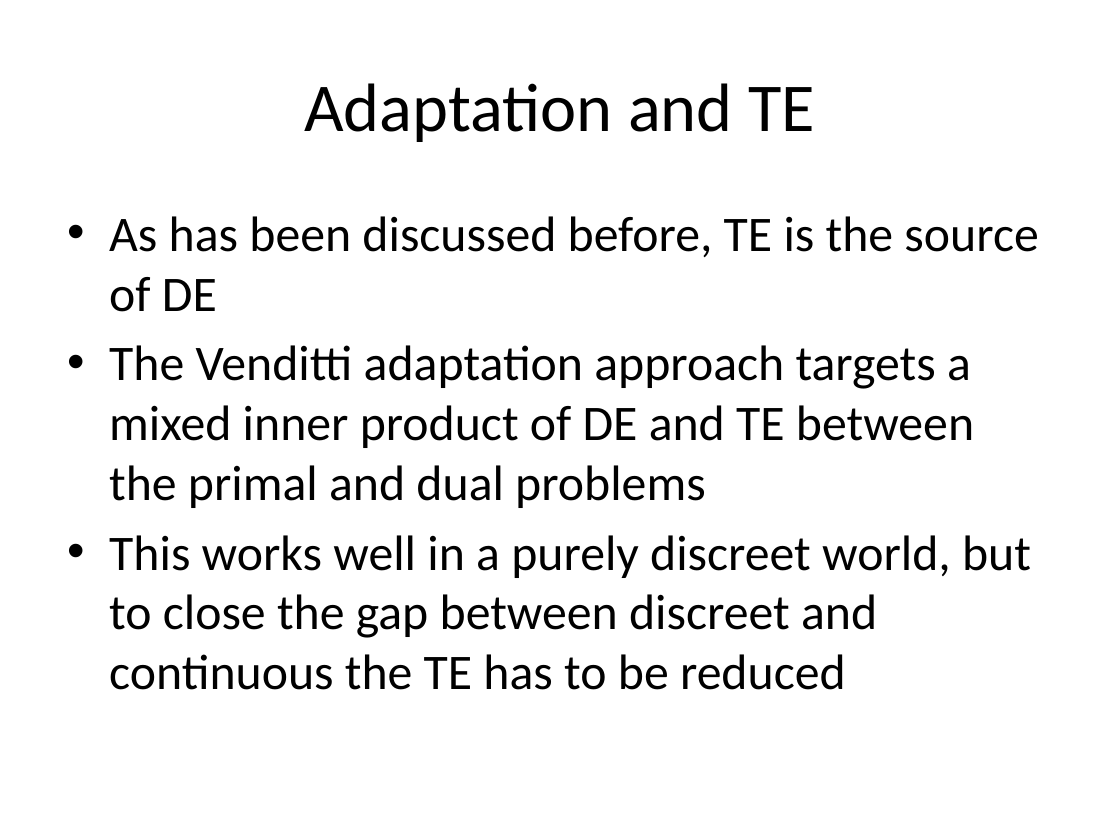
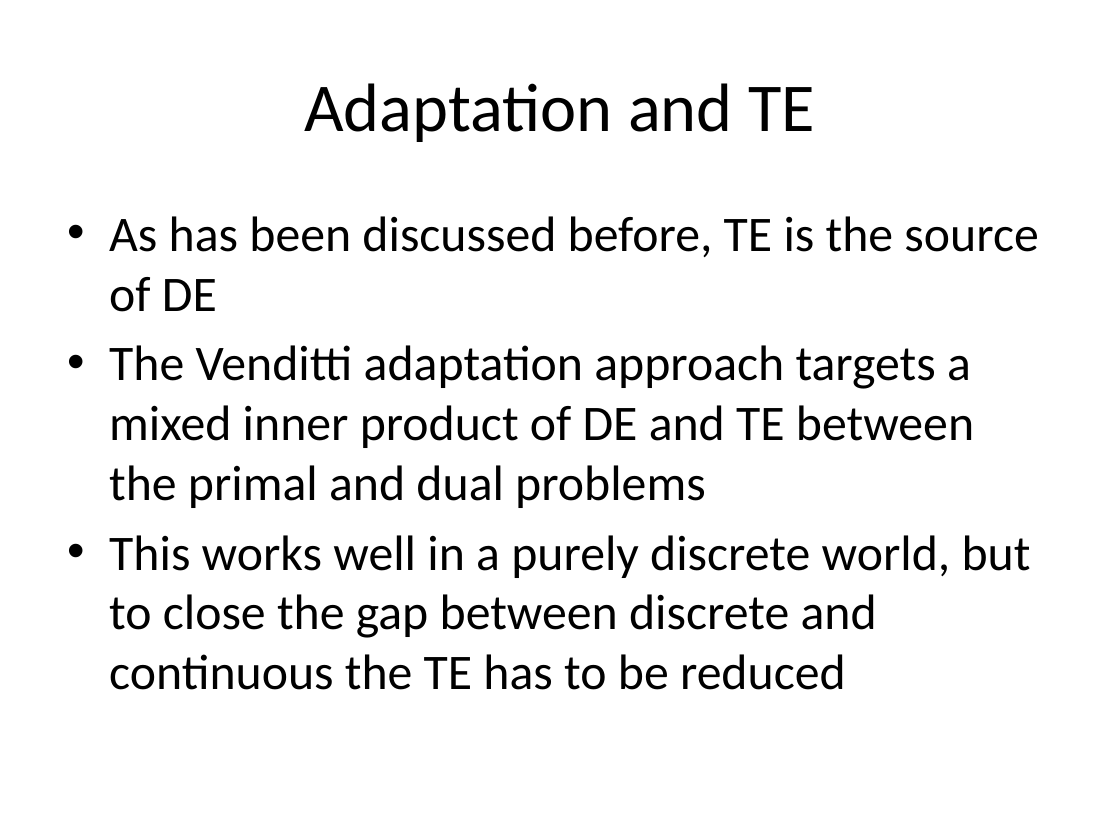
Before and after one commit to jderlaga/Presentations, a slide deck: slide 8 of June_Overview.pptx (slide 15 before the commit). Drawn at 1120x840 pixels with LibreOffice and Linux fonts; fonts in the diff are those of the drawing. Boxes give left, top, right and bottom in pixels: in the first picture for what was removed or moved away, otherwise in the second. Text is boxed around its words. In the diff, an @@ line names an element or a change of style, - is before the commit and + after.

Commit message:
to reorganize, prep for results, and fix typos

```diff
--- a/June_Overview.pptx
+++ b/June_Overview.pptx
@@ text at [109, 535, 1031, 690]: text changed @@
-• This works well in a purely discreet world, but to close the gap between discreet and continuous the TE has to be reduced
+• This works well in a purely discrete world, but to close the gap between discrete and continuous the TE has to be reduced
```
Also in this commit, not shown: 10 other slides changed, 1 slide added, 1 slide removed.
